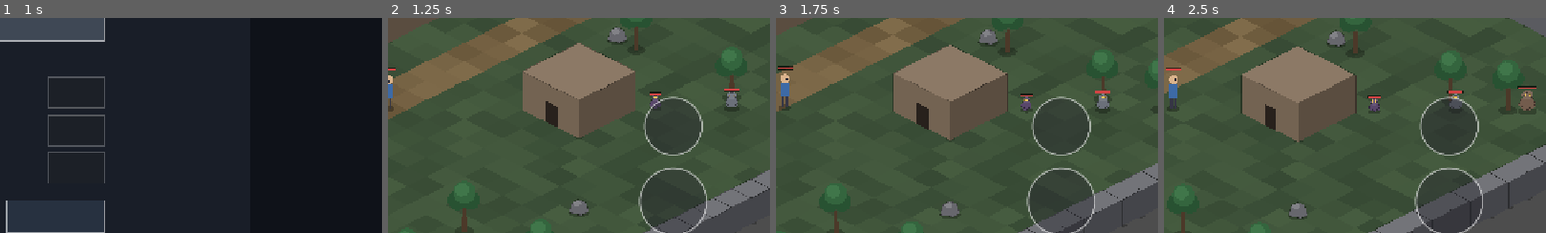
Above: before the commit, frames 1-4 (left to right).
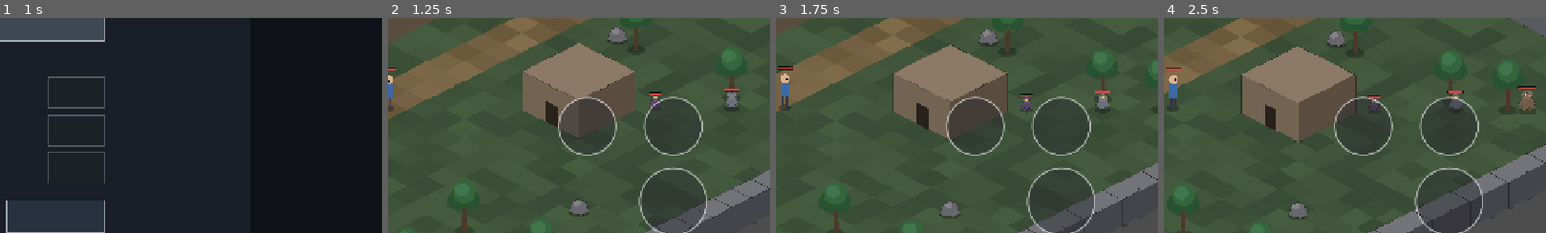
Above: after the commit, the same moments.

Repository: gbcmikeblue/game_qy2
Game: Godot game, scene res://scenes/ui/main_menu.tscn
The game is run twice, just before and just after one commit, with the same random seed, the same clock (stepped at 60 frames per second) and the same inputs.
Inputs (mouse positions are % of the whole screen's width and height, from its top left):
- Up to frame 1 (1 s): tap Enter at 0.5 s; drag from (50, 35) to (60, 28) at 0.52 s
- Up to frame 2 (1.25 s): no input
- Up to frame 3 (1.75 s): drag from (13, 76) to (45, 70) at 1.27 s
- Up to frame 4 (2.5 s): move the mouse to (87, 77) at 2.02 s; hold D (move_right) from 2.03 s (still down); hold J (attack) from 2.03 s (still down); tap K at 2.1 s; click (87, 77) at 2.17 s
The pictures show only the part of the screen within x 50-100%, y 34-84%; the shares and areas given below are measured in that part.

Frame 1 is identical in both runs. In frame 2, 1.0% of the frame differs, in the area x 44-60%, y 36-64%; in frame 3, 0.4%; in frame 4, 0.5%.

Commit message:
第二个技能：旋风斩（AoE）+ HUD 双技能按钮
技能改为按 id 分发（try_skill(id)），重击保持单体锁定，旋风斩不需锁定、一次结算半径 84px 内全部敌人（伤害 1.4 倍、耗蓝 15、冷却 6 秒，与重击独立）；全部被拒绝时不扣蓝不进冷却。

HUD 新增第二个技能按钮（重击/旋风各带冷却环），touch_button 增加 skill_id 导出，冷却比例按技能分别计算。

修复测试用例交错：stage_b 里 _test_skill 漏了 await，协程与下一个用例并行，导致上一用例的攻击打进下一用例的帧（表现为玄学的冷却数值）。

stage_b_check 新增旋风斩 11 条断言（多目标同时掉血、半径外不受伤、扣蓝与冷却、两技能冷却独立、冷却中与无目标不扣蓝）；8 套 728 条全绿。

Diff:
--- a/data/actors/player.json
+++ b/data/actors/player.json
@@ -7,6 +7,10 @@
     "skill_mp_cost": 10,
     "skill_cooldown": 3.0,
     "skill_multiplier": 2.2,
+    "whirlwind_mp_cost": 15,
+    "whirlwind_cooldown": 6.0,
+    "whirlwind_multiplier": 1.4,
+    "whirlwind_radius": 84.0,
     "hurt_invuln": 0.3,
     "respawn_delay": 2.0,
     "respawn_invuln": 1.0,
--- a/data/i18n/en.json
+++ b/data/i18n/en.json
@@ -123,6 +123,10 @@
 
   "button.inventory": "BAG",
   "button.skill": "SKILL",
+  "button.skill.heavy": "SMASH",
+  "button.skill.whirlwind": "WHIRL",
+  "skill.no_target": "No enemy nearby",
+  "skill.whirlwind_hits": "Whirlwind x%d",
   "hud.hp_mp": "HP %d/%d   MP %d/%d",
   "skill.no_mp": "Not enough MP",
   "skill.cooling": "Cooling down",
--- a/data/i18n/zh.json
+++ b/data/i18n/zh.json
@@ -123,6 +123,10 @@
 
   "button.inventory": "背包",
   "button.skill": "技能",
+  "button.skill.heavy": "重击",
+  "button.skill.whirlwind": "旋风",
+  "skill.no_target": "附近没有敌人",
+  "skill.whirlwind_hits": "旋风斩 %d 连击",
   "hud.hp_mp": "生命 %d/%d   魔法 %d/%d",
   "skill.no_mp": "魔法不足",
   "skill.cooling": "冷却中",
--- a/scenes/ui/hud.tscn
+++ b/scenes/ui/hud.tscn
@@ -49,6 +49,23 @@
 radius = 48.0
 caption = "SKILL"
 action = "skill"
+skill_id = "heavy_strike"
+
+[node name="Skill2Button" type="Control" parent="."]
+anchor_left = 1.0
+anchor_top = 1.0
+anchor_right = 1.0
+anchor_bottom = 1.0
+offset_left = -344.0
+offset_top = -330.0
+offset_right = -208.0
+offset_bottom = -194.0
+mouse_filter = 0
+script = ExtResource("3_btn")
+radius = 48.0
+caption = "AOE"
+action = "skill"
+skill_id = "whirlwind"
 
 [node name="SettingsButton" type="Control" parent="."]
 anchor_left = 1.0
--- a/scripts/actors/player_controller.gd
+++ b/scripts/actors/player_controller.gd
@@ -46,6 +46,12 @@
 var skill_cooldown := 3.0
 var skill_multiplier := 2.2
 var _skill_cd_left := 0.0
+## 旋风斩（AoE）参数与独立冷却。
+var whirlwind_mp_cost := 15
+var whirlwind_cooldown := 6.0
+var whirlwind_multiplier := 1.4
+var whirlwind_radius := 84.0
+var _whirlwind_cd_left := 0.0
 var _mp_frac := 0.0
 var attack := 20.0
 var defense := 5.0
@@ -218,13 +224,29 @@
 	return mp
 
 
-func get_skill_cooldown_left() -> float:
+func get_skill_cooldown_left(skill_id: String = "heavy_strike") -> float:
+	if skill_id == "whirlwind":
+		return _whirlwind_cd_left
 	return _skill_cd_left
 
 
-## 主动技能：重击。消耗 MP、有冷却，伤害为普攻的 skill_multiplier 倍。
+## 冷却总时长（HUD 用来算环形比例）。
+func get_skill_cooldown_total(skill_id: String = "heavy_strike") -> float:
+	if skill_id == "whirlwind":
+		return whirlwind_cooldown
+	return skill_cooldown
+
+
+## 技能入口：按 id 分发。UI 通过 skill_requested(skill_id) 传入，默认重击。
+func try_skill(skill_id: String = "heavy_strike") -> int:
+	if skill_id == "whirlwind":
+		return _try_whirlwind()
+	return _try_heavy_strike()
+
+
+## 主动技能：重击（单体，需锁定目标）。消耗 MP、有冷却，伤害为普攻的 multiplier 倍。
 ## 冷却与 MP 的判定放在真正结算之前，失败不扣蓝也不进冷却。
-func try_skill() -> int:
+func _try_heavy_strike() -> int:
 	if _dead or not _has_valid_lock():
 		return 0
 	var target := _locked
@@ -256,9 +278,66 @@
 	return 1
 
 
+## 旋风斩：不需锁定，命中半径内所有敌人（伤害低于重击，冷却更长）。
+## 全部被拒绝（无敌帧/已死）时不扣蓝也不进冷却，与重击保持一致。
+func _try_whirlwind() -> int:
+	if _dead:
+		return 0
+	if _whirlwind_cd_left > 0.0:
+		CombatFx.show_text(global_position + Vector2(0.0, -44.0), Locale.t("skill.cooling"),
+				Color(0.75, 0.75, 0.85))
+		return 0
+	if mp < whirlwind_mp_cost:
+		CombatFx.show_text(global_position + Vector2(0.0, -44.0), Locale.t("skill.no_mp"),
+				Color(0.55, 0.65, 0.95))
+		return 0
+
+	var targets := enemies_in_radius(whirlwind_radius)
+	if targets.is_empty():
+		CombatFx.show_text(global_position + Vector2(0.0, -44.0), Locale.t("skill.no_target"),
+				Color(0.75, 0.75, 0.85))
+		return 0
+
+	var hits := 0
+	for target: Node in targets:
+		var result := CombatService.strike(self, target, {
+			"attack": attack * whirlwind_multiplier,
+			"crit_rate": crit_rate,
+			"crit_damage": crit_damage,
+			"rng": _rng,
+			"max_range": whirlwind_radius,
+			"show_damage_fx": true,
+		})
+		if bool(result["hit"]):
+			hits += 1
+	if hits == 0:
+		return 0
+
+	mp -= whirlwind_mp_cost
+	_whirlwind_cd_left = whirlwind_cooldown
+	CombatFx.show_text(global_position + Vector2(0.0, -56.0),
+			Locale.t("skill.whirlwind_hits", [hits]), Color(1.0, 0.85, 0.55))
+	return 1
+
+
+## 半径内存活的敌人（AoE 用；不依赖锁定）。
+func enemies_in_radius(radius: float) -> Array[Node]:
+	var out: Array[Node] = []
+	for node: Node in get_tree().get_nodes_in_group("enemies"):
+		if not (node is EnemyController):
+			continue
+		var enemy := node as EnemyController
+		if not enemy.is_alive():
+			continue
+		if global_position.distance_to(enemy.global_position) <= radius:
+			out.append(enemy)
+	return out
+
+
 ## 魔法回复：死亡时不回；累计小数部分，够 1 点才进位（避免每帧截断导致永远回不满）。
 func _tick_mp(delta: float) -> void:
 	_skill_cd_left = maxf(0.0, _skill_cd_left - delta)
+	_whirlwind_cd_left = maxf(0.0, _whirlwind_cd_left - delta)
 	if _dead or mp >= max_mp:
 		return
 	_mp_frac += mp_regen * delta
@@ -797,6 +876,10 @@
 	skill_mp_cost = int(def.get("skill_mp_cost", skill_mp_cost))
 	skill_cooldown = float(def.get("skill_cooldown", skill_cooldown))
 	skill_multiplier = float(def.get("skill_multiplier", skill_multiplier))
+	whirlwind_mp_cost = int(def.get("whirlwind_mp_cost", whirlwind_mp_cost))
+	whirlwind_cooldown = float(def.get("whirlwind_cooldown", whirlwind_cooldown))
+	whirlwind_multiplier = float(def.get("whirlwind_multiplier", whirlwind_multiplier))
+	whirlwind_radius = float(def.get("whirlwind_radius", whirlwind_radius))
 	auto_approach = bool(def.get("auto_approach", auto_approach))
 	approach_stop_ratio = float(def.get("approach_stop_ratio", approach_stop_ratio))
 	# 持续攻击与仇恨锁的设计默认值（用户可在设置里覆盖前两项）。
@@ -823,10 +906,11 @@
 	_ui_attack_held = true
 
 
-func _on_skill_requested(_skill_id: String) -> void:
+func _on_skill_requested(skill_id: String) -> void:
 	# 技能按钮同样打断自动接近与持续攻击，然后尝试施放。
 	cancel_auto_approach()
 	cancel_auto_attack()
+	try_skill(skill_id)
 	try_skill()
 
 
--- a/scripts/ui/hud.gd
+++ b/scripts/ui/hud.gd
@@ -21,6 +21,7 @@
 @onready var _hp_label: Label = $HpLabel
 @onready var _attack_button = $AttackButton
 @onready var _skill_button = $SkillButton
+@onready var _skill2_button = $Skill2Button
 @onready var _settings_button: UiButton = $SettingsButton
 @onready var _inventory_button: UiButton = $InventoryButton
 @onready var _hint_label: Label = $HintLabel
@@ -152,14 +153,21 @@
 	var player := GameManager.player
 	if not is_instance_valid(player) or not player.has_method("get_skill_cooldown_left"):
 		return
-	var total := maxf(0.001, float(player.skill_cooldown))
-	_skill_button.set_cooldown(clampf(float(player.get_skill_cooldown_left()) / total, 0.0, 1.0))
+	_skill_button.set_cooldown(_cooldown_ratio_of(player, "heavy_strike"))
+	_skill2_button.set_cooldown(_cooldown_ratio_of(player, "whirlwind"))
+
+
+## 单个技能的冷却比例（0..1），两个技能按钮共用。
+func _cooldown_ratio_of(player: Node, skill_id: String) -> float:
+	var total := maxf(0.001, float(player.get_skill_cooldown_total(skill_id)))
+	return clampf(float(player.get_skill_cooldown_left(skill_id)) / total, 0.0, 1.0)
 
 
 func _update_interaction_gate() -> void:
 	_attack_button.set_disabled(GameManager.is_paused)
 	if _skill_button != null:
 		_skill_button.set_disabled(GameManager.is_paused)
+		_skill2_button.set_disabled(GameManager.is_paused)
 
 
 func _process(_delta: float) -> void:
@@ -178,7 +186,8 @@
 func _refresh_texts() -> void:
 	_settings_button.set_caption(Locale.t("button.settings"))
 	_inventory_button.set_caption(Locale.t("button.inventory"))
-	_skill_button.set_caption(Locale.t("button.skill"))
+	_skill_button.set_caption(Locale.t("button.skill.heavy"))
+	_skill2_button.set_caption(Locale.t("button.skill.whirlwind"))
 	_update_action_button()
 	_update_hint()
 
--- a/scripts/ui/touch_button.gd
+++ b/scripts/ui/touch_button.gd
@@ -17,6 +17,8 @@
 @export var caption := "ATK"
 ## 按钮动作：attack = 主操作；skill = 技能（只在抬起时广播一次 skill_requested）。
 @export var action := "attack"
+## 技能按钮发出的技能 id（action == "skill" 时生效）。
+@export var skill_id := "heavy_strike"
 
 var _held := false
 var _disabled := false
@@ -113,7 +115,7 @@
 	_touch_index = -1
 	queue_redraw()
 	if action == "skill":
-		EventBus.skill_requested.emit("heavy_strike")
+		EventBus.skill_requested.emit(skill_id)
 	else:
 		EventBus.attack_requested.emit()
 
--- a/tests/stage_b_check.gd
+++ b/tests/stage_b_check.gd
@@ -51,7 +51,10 @@
 
 	_test_combat_math()
 	_test_combat_service()
-	_test_skill()
+	# 这两个用例内部有 await：必须 await 调用，否则协程会与下一个用例交错，
+	# 上一个用例的攻击会打进下一个用例的帧里（排查过一次，很难看出来）。
+	await _test_skill()
+	await _test_whirlwind()
 	_test_health_component()
 	_test_pathfinding()
 	await _test_fsm()
@@ -224,6 +227,57 @@
 	_player._skill_cd_left = 0.0
 
 
+## 旋风斩（AoE）：多目标同时结算、独立冷却、无目标不扣蓝。
+func _test_whirlwind() -> void:
+	_clear_enemies()
+	await get_tree().physics_frame
+	await _ensure_player_alive()
+	_player.global_position = _map.spawn_world_position()
+	_player.velocity = Vector2.ZERO
+	_player.crit_rate = 0.0
+	InputManager.touch_vector = Vector2.ZERO
+	await get_tree().physics_frame
+
+	var near1 = _spawn_static_enemy(Vector2(40.0, 0.0))
+	var near2 = _spawn_static_enemy(Vector2(-40.0, 20.0))
+	var far = _spawn_static_enemy(Vector2(300.0, 0.0))
+	await get_tree().physics_frame
+
+	_player.mp = _player.max_mp
+	_player._whirlwind_cd_left = 0.0
+	var heavy_cd_before: float = _player.get_skill_cooldown_left("heavy_strike")
+	var hp1: int = near1.get_hp()
+	var hp2: int = near2.get_hp()
+	var hp_far: int = far.get_hp()
+
+	_check(_player.try_skill("whirlwind") == 1, "旋风斩施放返回 1")
+	_check(near1.get_hp() < hp1 and near2.get_hp() < hp2,
+			"半径内两只怪同时掉血（%d / %d）" % [hp1 - near1.get_hp(), hp2 - near2.get_hp()])
+	_check(far.get_hp() == hp_far, "半径外的怪不掉血")
+	_check(_player.get_mp() == _player.max_mp - _player.whirlwind_mp_cost,
+			"扣除旋风斩魔法（余 %d）" % _player.get_mp())
+	_check(_player.get_skill_cooldown_left("whirlwind") > 0.0, "旋风斩进入冷却")
+	_check(is_equal_approx(_player.get_skill_cooldown_left("heavy_strike"), heavy_cd_before),
+			"重击的冷却不受旋风斩影响（%.2f → %.2f）"
+					% [heavy_cd_before, _player.get_skill_cooldown_left("heavy_strike")])
+
+	var mp_after: int = _player.get_mp()
+	_check(_player.try_skill("whirlwind") == 0, "冷却中旋风斩返回 0")
+	_check(_player.get_mp() == mp_after, "冷却中不扣蓝")
+
+	# 半径内没有敌人：不扣蓝、不进冷却
+	_clear_enemies()
+	await get_tree().physics_frame
+	await get_tree().physics_frame
+	_player._whirlwind_cd_left = 0.0
+	var mp_before: int = _player.get_mp()
+	_check(_player.try_skill("whirlwind") == 0, "附近没有敌人时返回 0")
+	_check(_player.get_mp() == mp_before, "无目标不扣蓝")
+	_check(_player.get_skill_cooldown_left("whirlwind") == 0.0, "无目标不进冷却")
+
+	_player.mp = _player.max_mp
+
+
 func _test_health_component() -> void:
 	var health := HealthComponent.new()
 	add_child(health)
